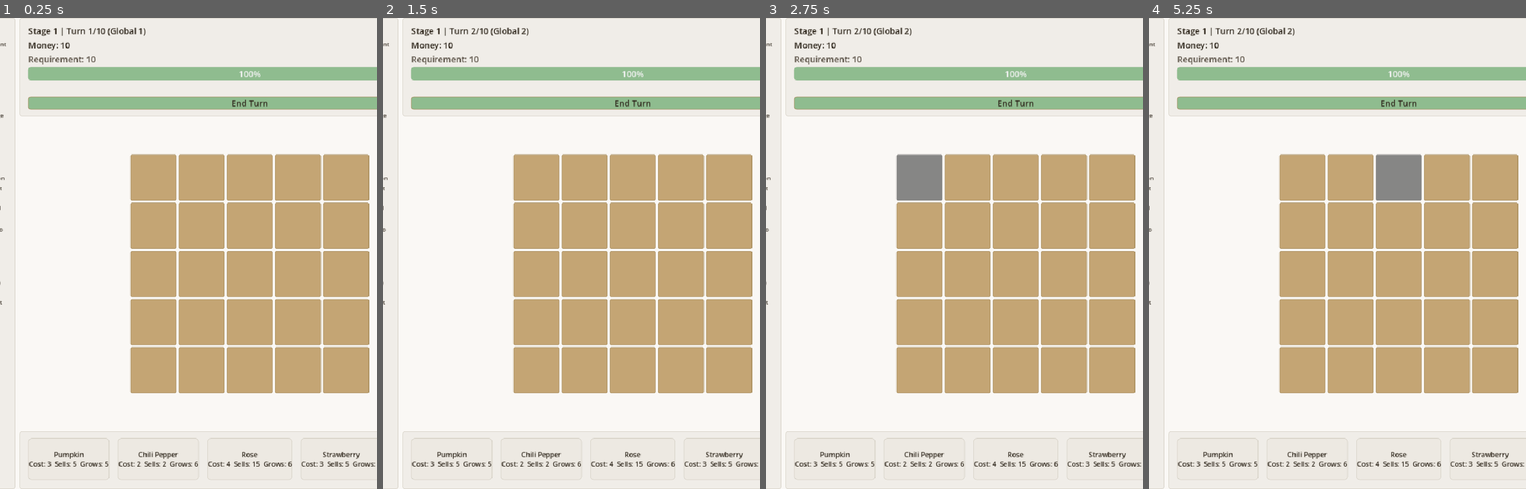
Above: before the commit, frames 1-4 (left to right).
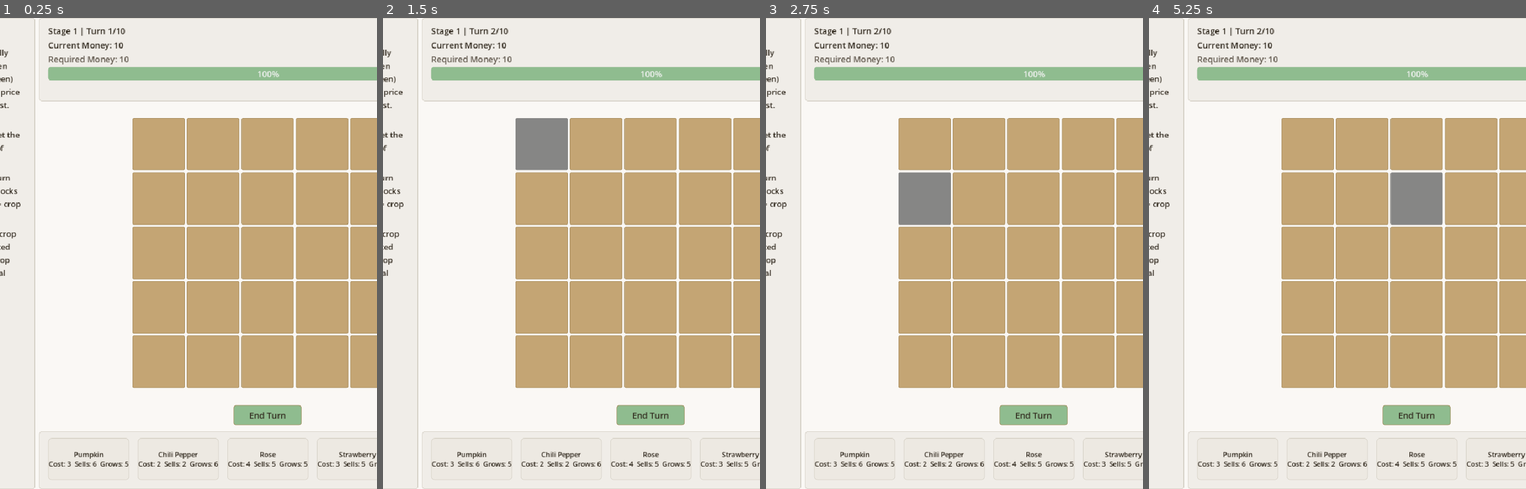
Above: after the commit, the same moments.

Repository: carrotoxic/crop-game
Game: Godot game, scene res://scenes/main/Main.tscn
The game is run twice, just before and just after one commit, with the same random seed, the same clock (stepped at 60 frames per second) and the same inputs.
Inputs (mouse positions are in pixels of both pictures, inside the frame that each line leads up to):
- Up to frame 1 (0.25 s): no input
- Up to frame 2 (1.5 s): click "End Turn" at 0.5 s; click (541, 145) at 1.27 s
- Up to frame 3 (2.75 s): click (920, 178) at 2.02 s
- Up to frame 4 (5.25 s): click (1360, 145) at 2.77 s; click (1348, 178) at 3.52 s; click (1416, 145) at 4.27 s; click (1397, 178) at 5.02 s

The runs differ from the first frame. In frame 1, 19% of the frame differs, in the area x 0-100%, y 0-100%; in frame 2, 19%; in frame 3, 20%; in frame 4, 20%.

Commit message:
updated visuals

Diff:
--- a/data/config/game_config.tres
+++ b/data/config/game_config.tres
@@ -4,7 +4,7 @@
 
 [resource]
 script = ExtResource("1_script")
-stage_requirements = [10, 25, 45, 70]
+stage_requirements = [10, 25, 45, 70, 100]
 initial_money = 10
 board_size = Vector2i(5, 5)
 turns_per_stage = 10
--- a/data/crops/pumpkin.tres
+++ b/data/crops/pumpkin.tres
@@ -7,7 +7,7 @@
 id = "pumpkin"
 display_name = "Pumpkin"
 cost = 3
-base_price = 5
+base_price = 6
 grow_time = 5
 type_enum = 0
 pumpkin_isolation_radius = 1
--- a/data/crops/rose.tres
+++ b/data/crops/rose.tres
@@ -7,8 +7,8 @@
 id = "rose"
 display_name = "Rose"
 cost = 4
-base_price = 15
-grow_time = 6
+base_price = 5
+grow_time = 5
 type_enum = 2
 pumpkin_isolation_radius = 1
 chili_clean_radius = 2
--- a/data/crops/sunflower.tres
+++ b/data/crops/sunflower.tres
@@ -7,7 +7,7 @@
 id = "sunflower"
 display_name = "Sunflower"
 cost = 4
-base_price = 7
+base_price = 6
 grow_time = 5
 type_enum = 4
 pumpkin_isolation_radius = 1
--- a/scenes/main/Main.gd
+++ b/scenes/main/Main.gd
@@ -4,7 +4,20 @@
 	var controller := $GameController as GameController
 	var game_over_popup: GameOverPopup = $GameOverPopup as GameOverPopup
 	var stage_clear_popup: StageClearPopup = $StageClearPopup as StageClearPopup
+	var end_turn_btn: Button = $UI/HBoxRoot/VBoxRoot/EndTurnRow/EndTurn as Button
 	if controller and game_over_popup:
 		controller.game_over.connect(game_over_popup.show_result)
 	if controller and stage_clear_popup:
 		controller.stage_cleared.connect(stage_clear_popup.show_stage_cleared)
+	if controller and end_turn_btn:
+		end_turn_btn.add_theme_stylebox_override("normal", GameTheme.make_stylebox_flat(GameTheme.PROGRESS_FILL, GameTheme.SOIL_BORDER, 4))
+		end_turn_btn.add_theme_color_override("font_color", GameTheme.TEXT_DARK)
+		end_turn_btn.pressed.connect(controller.end_turn)
+		controller.state_changed.connect(_on_state_changed.bind(end_turn_btn, controller))
+		_update_end_turn(end_turn_btn, controller)
+
+func _on_state_changed(_state: GameState, end_turn_btn: Button, controller: GameController) -> void:
+	_update_end_turn(end_turn_btn, controller)
+
+func _update_end_turn(btn: Button, controller: GameController) -> void:
+	btn.disabled = controller.game_ended or controller.stage_clear_showing
--- a/scenes/main/Main.tscn
+++ b/scenes/main/Main.tscn
@@ -56,6 +56,14 @@
 layout_mode = 2
 size_flags_horizontal = 4
 
+[node name="EndTurnRow" type="CenterContainer" parent="UI/HBoxRoot/VBoxRoot"]
+layout_mode = 2
+
+[node name="EndTurn" type="Button" parent="UI/HBoxRoot/VBoxRoot/EndTurnRow"]
+custom_minimum_size = Vector2(130, 38)
+layout_mode = 2
+text = "End Turn"
+
 [node name="CardBar" parent="UI/HBoxRoot/VBoxRoot" instance=ExtResource("6_cards")]
 layout_mode = 2
 
--- a/scenes/ui/GameOverPopup.gd
+++ b/scenes/ui/GameOverPopup.gd
@@ -22,6 +22,7 @@
 	_closing_by_restart = false
 	title_label.text = "You Win!" if won else "Game Over"
 	reason_label.text = reason
+	restart_btn.text = "Continue" if won else "Restart"
 	exclusive = true
 	popup_centered()
 
--- a/scenes/ui/GridView.gd
+++ b/scenes/ui/GridView.gd
@@ -1,6 +1,6 @@
 extends Control
 
-const CELL_SIZE := 88
+const CELL_SIZE := 100
 const GRID_GAP := 4
 const NAME_MAX_LEN := 6
 
--- a/scenes/ui/HUD.tscn
+++ b/scenes/ui/HUD.tscn
@@ -37,7 +37,3 @@
 [node name="Telegraph" type="Label" parent="Margin/VBox"]
 layout_mode = 2
 text = ""
-
-[node name="EndTurn" type="Button" parent="Margin/VBox"]
-layout_mode = 2
-text = "End Turn"
--- a/scenes/ui/HUDView.gd
+++ b/scenes/ui/HUDView.gd
@@ -5,7 +5,6 @@
 @onready var requirement_label: Label = $Margin/VBox/Requirement
 @onready var requirement_bar: ProgressBar = $Margin/VBox/ReqBar
 @onready var telegraph_label: Label = $Margin/VBox/Telegraph
-@onready var end_turn_btn: Button = $Margin/VBox/EndTurn
 
 var _controller: GameController
 
@@ -17,18 +16,11 @@
 	telegraph_label.add_theme_color_override("font_color", GameTheme.PEST_WARN)
 	requirement_bar.add_theme_stylebox_override("background", GameTheme.make_stylebox_flat(GameTheme.PROGRESS_BG, GameTheme.CARD_BORDER, 4))
 	requirement_bar.add_theme_stylebox_override("fill", GameTheme.make_stylebox_flat(GameTheme.PROGRESS_FILL, GameTheme.PROGRESS_FILL, 4))
-	end_turn_btn.add_theme_stylebox_override("normal", GameTheme.make_stylebox_flat(GameTheme.PROGRESS_FILL, GameTheme.SOIL_BORDER, 4))
-	end_turn_btn.add_theme_color_override("font_color", GameTheme.TEXT_DARK)
 	_controller = get_tree().get_first_node_in_group("game_controller")
 	if _controller:
 		_controller.state_changed.connect(_on_state_changed)
 		_controller.pest_telegraphed.connect(_on_pest_telegraphed)
-		end_turn_btn.pressed.connect(_on_end_turn)
 		_refresh(_controller.state)
-
-func _on_end_turn() -> void:
-	if _controller:
-		_controller.end_turn()
 
 func _on_state_changed(_state: GameState) -> void:
 	_refresh(_state)
@@ -42,12 +34,10 @@
 func _refresh(state: GameState) -> void:
 	if not state:
 		return
-	var controller := get_tree().get_first_node_in_group("game_controller") as GameController
-	end_turn_btn.disabled = controller != null and (controller.game_ended or controller.stage_clear_showing)
-	stage_label.text = "Stage %d | Turn %d/10 (Global %d)" % [state.stage_index + 1, state.turn_in_stage, state.global_turn]
-	money_label.text = "Money: %d" % state.money
+	stage_label.text = "Stage %d | Turn %d/10" % [state.stage_index + 1, state.turn_in_stage]
+	money_label.text = "Current Money: %d" % state.money
 	var req := state.stage_requirements[state.stage_index] if state.stage_index < state.stage_requirements.size() else 0
-	requirement_label.text = "Requirement: %d" % req
+	requirement_label.text = "Required Money: %d" % req
 	requirement_bar.max_value = req
 	requirement_bar.value = state.money
 	if not state.has_pest_telegraph():
--- a/scenes/ui/RuleBoard.tscn
+++ b/scenes/ui/RuleBoard.tscn
@@ -3,7 +3,7 @@
 [ext_resource type="Script" path="res://scenes/ui/RuleBoardView.gd" id="1_script"]
 
 [node name="RuleBoard" type="PanelContainer"]
-custom_minimum_size = Vector2(220, 0)
+custom_minimum_size = Vector2(280, 0)
 layout_mode = 2
 size_flags_horizontal = 0
 script = ExtResource("1_script")
--- a/scenes/ui/RuleBoardView.gd
+++ b/scenes/ui/RuleBoardView.gd
@@ -3,38 +3,33 @@
 func _ready() -> void:
 	add_theme_stylebox_override("panel", GameTheme.style_hud_panel())
 	var margin := MarginContainer.new()
-	margin.add_theme_constant_override("margin_left", 12)
-	margin.add_theme_constant_override("margin_top", 12)
-	margin.add_theme_constant_override("margin_right", 12)
-	margin.add_theme_constant_override("margin_bottom", 12)
+	margin.add_theme_constant_override("margin_left", 16)
+	margin.add_theme_constant_override("margin_top", 16)
+	margin.add_theme_constant_override("margin_right", 16)
+	margin.add_theme_constant_override("margin_bottom", 16)
 	var scroll := ScrollContainer.new()
-	scroll.custom_minimum_size = Vector2(200, 0)
+	scroll.custom_minimum_size = Vector2(260, 0)
 	var vbox := VBoxContainer.new()
-	vbox.add_theme_constant_override("separation", 6)
+	vbox.add_theme_constant_override("separation", 10)
 	vbox.size_flags_horizontal = Control.SIZE_EXPAND_FILL
 	var title := Label.new()
 	title.text = "Rules"
-	title.add_theme_font_size_override("font_size", 16)
+	title.add_theme_font_size_override("font_size", 20)
 	title.add_theme_color_override("font_color", GameTheme.TEXT_DARK)
 	vbox.add_child(title)
 	var rules: Array[String] = [
 		"• 8×8 grid. Each turn: optionally plant one crop (click card, then empty cell). Grown crops (green) can be harvested by clicking; price is calculated when you harvest. Then End Turn.",
-		"• 4 stages, 10 turns each. Meet the money requirement by end of stage or Game Over.",
-		"• From turn 3: one pest per turn (shown 1 turn ahead). Pest blocks growth; 3 rounds untreated = crop destroyed. Chili is immune.",
-		"• You cannot plant the same crop on the cell where you last planted that crop. Plant a different crop there first to be able to plant the original again.",
-		"• Pumpkin: Grows 1 turn faster if no crops within 1 tile when planted.",
-		"• Chili: Immune to pests. On plant, removes pests in horizontal and vertical lines (range 2).",
-		"• Rose: Plants in 1 range (8 around) cannot be infested. Rose can get pest and be destroyed by pest. Pest on Rose cannot be removed.",
-		"• Strawberry: Sell price +1 per connected Strawberry (N/E/S/W).",
-		"• Sunflower: Sell price +1 per plant on its 4 diagonal lines.",
+		"• 5 stages, 10 turns each. Meet the money requirement by end of stage or Game Over.",
+		"• From turn 3: one pest per turn (shown 1 turn ahead). Pest blocks growth; 3 rounds untreated = crop destroyed.",
+		"• You cannot plant the same crop on a cell where you last planted that crop. Plant a different crop there first to plant the original again.",
 	]
 	for r in rules:
 		var lbl := Label.new()
 		lbl.text = r
-		lbl.add_theme_font_size_override("font_size", 11)
+		lbl.add_theme_font_size_override("font_size", 15)
 		lbl.add_theme_color_override("font_color", GameTheme.TEXT_DARK)
 		lbl.autowrap_mode = TextServer.AUTOWRAP_WORD_SMART
-		lbl.custom_minimum_size = Vector2(180, 0)
+		lbl.custom_minimum_size = Vector2(228, 0)
 		vbox.add_child(lbl)
 	scroll.add_child(vbox)
 	margin.add_child(scroll)
--- a/scripts/core/GameController.gd
+++ b/scripts/core/GameController.gd
@@ -51,7 +51,7 @@
 				isolated = false
 				break
 		if isolated:
-			inst.remaining_grow = maxi(1, def.grow_time - 1)
+			inst.remaining_grow = maxi(1, def.grow_time - 2)
 	# Chili: remove pests in orthogonal range 2 (cannot remove pest from rose)
 	if def.type_enum == CropDef.Type.CHILI:
 		var in_range: Array[Vector2i] = GridRules.cells_orthogonal(state.size, cell, def.chili_clean_radius)
@@ -125,10 +125,10 @@
 	# Step 5: stage end check before incrementing (so display stays 10/10 when showing popup)
 	if st.turn_in_stage == 10:
 		if st.money >= st.stage_requirements[st.stage_index]:
-			if st.stage_index == 3:
+			if st.stage_index == 4:
 				game_ended = true
 				state_changed.emit(state)
-				game_over.emit(true, "Stage 4 cleared!")
+				game_over.emit(true, "You are the Master Gardener")
 				return
 			stage_clear_showing = true
 			state_changed.emit(state)
--- a/scripts/data/GameConfig.gd
+++ b/scripts/data/GameConfig.gd
@@ -2,7 +2,7 @@
 class_name GameConfig
 extends Resource
 
-@export var stage_requirements: Array[int] = [10, 25, 45, 70]
+@export var stage_requirements: Array[int] = [10, 25, 45, 70, 100]
 @export var initial_money: int = 15
 @export var board_size: Vector2i = Vector2i(8, 8)
 @export var turns_per_stage: int = 10
--- a/scripts/ui/CropAbilityInfo.gd
+++ b/scripts/ui/CropAbilityInfo.gd
@@ -14,7 +14,7 @@
 		"strawberry":
 			return "Sell price +1 for each connected Strawberry (N/E/S/W)."
 		"sunflower":
-			return "Sell price +1 for each plant on its 4 diagonal lines."
+			return "Sell price +2 for each plant on its 4 diagonal lines."
 	return ""
 
 static func get_effect_cells(crop_id: String) -> Array[Vector2i]:
Not shown, added: export_presets.cfg
Not shown, added: export/Archive.zip
Not shown, added: export/game2.apple-touch-icon.png
Not shown, added: export/game2.audio.position.worklet.js
Not shown, added: export/game2.audio.worklet.js
Not shown, added: export/game2.icon.png
Not shown, added: export/game2.js
Not shown, added: export/game2.pck
Not shown, added: export/game2.png
Not shown, added: export/game2.wasm
